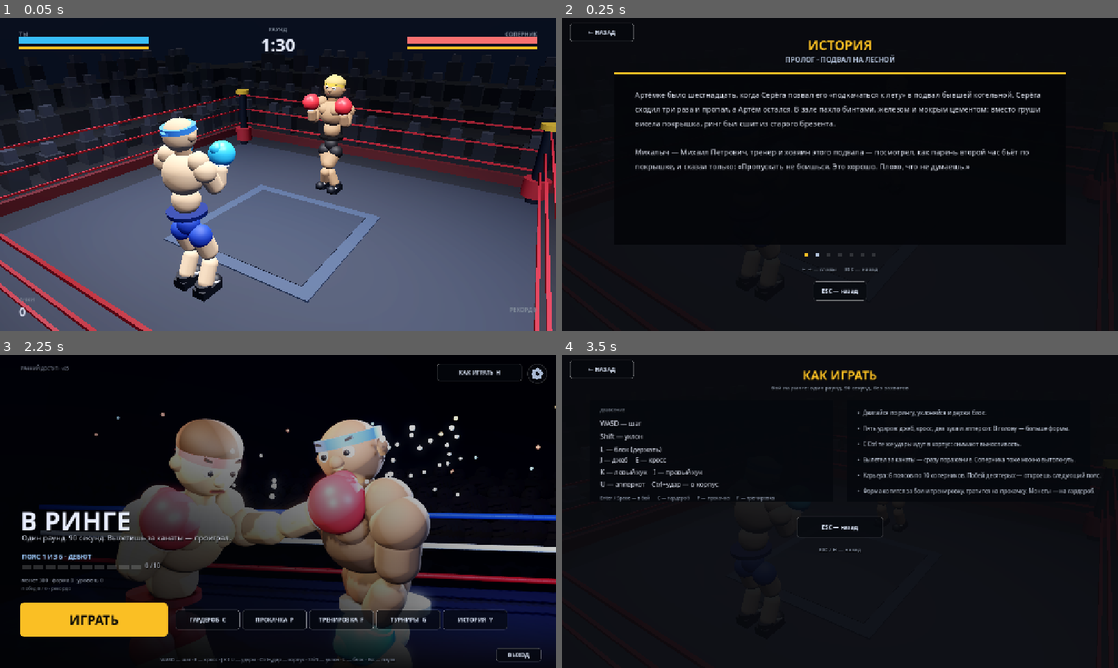
Above: before the commit, frames 1-4 (two rows, left to right).
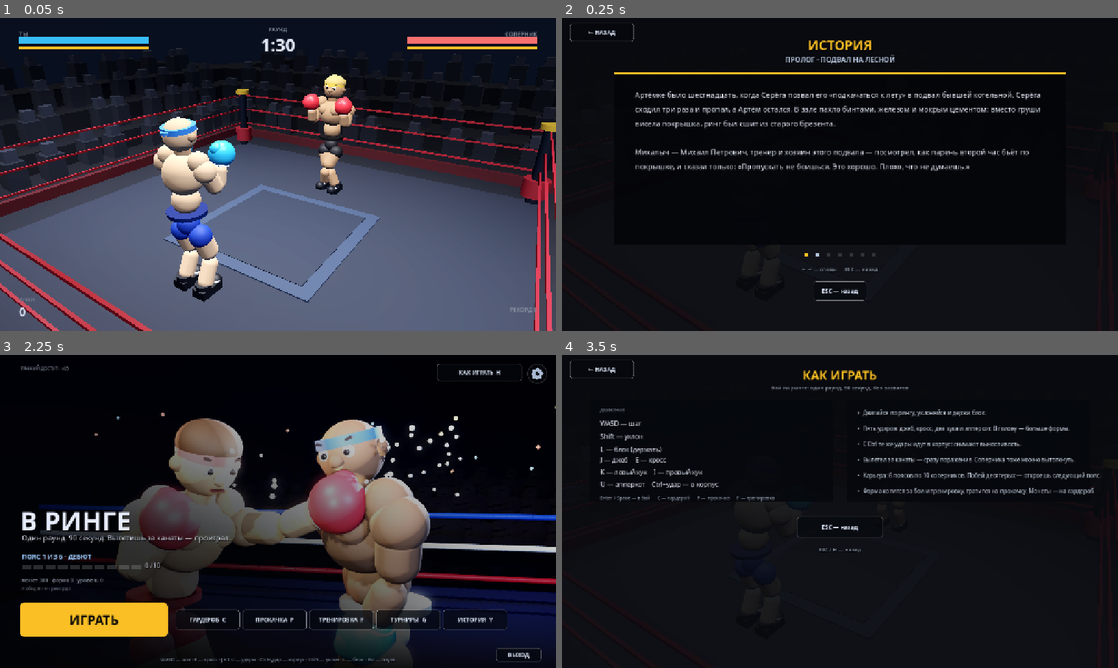
Above: after the commit, the same moments.

Repository: Kirtus228/v-ringe
Game: Godot game, scene res://main.tscn
Same seed, same stepped clock (60 frames per second), same inputs: the game is played once before the commit and once after it. Sound files missing from this copy of the repository are replaced by a short silence.
Inputs:
- Up to frame 1 (0.05 s): no input
- Up to frame 2 (0.25 s): no input
- Up to frame 3 (2.25 s): click "← НАЗАД" at 0.5 s; click "КАК ИГРАТЬ H" at 1.25 s; click "ESC — назад" at 2 s
- Up to frame 4 (3.5 s): click "КАК ИГРАТЬ H" at 2.75 s

The runs differ from the first frame. In frame 1, less than 0.1% of the frame differs, in the area x 28-64%, y 20-87%; in frame 2, less than 0.1%; in frame 3, 0.7%, in the area x 24-100%, y 16-94%; in frame 4, less than 0.1%.

Commit message:
v25: устойчивость скелета на длинных кадрах, точный контакт перчатки

Diff:
--- a/scripts/fighter.gd
+++ b/scripts/fighter.gd
@@ -246,8 +246,14 @@
     var damp := 20.0
 
     func spring(dt: float) -> void:
-        v += ((tgt - p) * k - v * damp) * dt
-        p += v * dt
+        # Подшаги: явный Эйлер с жёсткой пружиной (k=520) на длинном кадре
+        # (просадка FPS, тяжёлый кадр на телефоне) разлетается — тело улетает
+        # за пределы ринга. Дробим шаг, чтобы интегрирование оставалось устойчивым.
+        var n := maxi(1, int(ceil(dt * 120.0)))
+        var h := dt / float(n)
+        for i in n:
+            v += ((tgt - p) * k - v * damp) * h
+            p += v * h
 
     func reset(at: Vector3) -> void:
         p = at
@@ -1099,7 +1105,9 @@
     else:
         var u := clampf((t01 - hold_end) / maxf(1.0 - hold_end, 0.001), 0.0, 1.0)
         var r := 1.0 - ease(u, 0.75)
-        d["wind"] = 1.0
+        # wind=0: на возврате рука уходит из IK-позы обратно в стойку плавно,
+        # иначе в последнем кадре перчатка прыгает в стойку одним скачком
+        d["wind"] = 0.0
         d["hit"] = r
         d["ext"] = r
         d["back"] = 1.0 - r
@@ -1160,8 +1168,11 @@
 
 
 func _apply_pose(l_sh: Vector3, l_el: float, r_sh: Vector3, r_el: float, k: float,
-        q_l: Variant = null, q_r: Variant = null) -> void:
+        q_l: Variant = null, q_r: Variant = null, arm_k: float = -1.0) -> void:
     var s := clampf(k, 0.0, 1.0)
+    # рука на ударе догоняет IK-позу быстрее: иначе на контактном кадре перчатка
+    # отстаёт от цели на 20-30 см и удар визуально «не достаёт»
+    var sk := s if arm_k < 0.0 else clampf(arm_k, 0.0, 1.0)
     # удар закончился: сначала подхватываем текущий кватернион, потом сглаживаем
     # в стойку — иначе в последнем кадре рука рывком прыгает назад
     if q_l == null and _pq_l_on:
@@ -1177,6 +1188,10 @@
     var tr := _t_r_sh.lerp(r_sh, s)
     var el := lerpf(_t_l_el, l_el, s)
     var er := lerpf(_t_r_el, r_el, s)
+    if q_l != null:
+        el = lerpf(_t_l_el, l_el, sk)
+    if q_r != null:
+        er = lerpf(_t_r_el, r_el, sk)
 
     wob_el_l.kick(Vector3(-(el - _t_l_el) * 1.2, 0.0, 0.0))
     wob_el_r.kick(Vector3(-(er - _t_r_el) * 1.2, 0.0, 0.0))
@@ -1190,14 +1205,14 @@
 
     if q_l != null:
         # удар с прицелом: ведём плечо кватернионом, без углов Эйлера
-        _pq_l = _step_sh_q(sh_l, wob_sh_l, _pq_l, q_l, s, _pq_l_on)
+        _pq_l = _step_sh_q(sh_l, wob_sh_l, _pq_l, q_l, sk, _pq_l_on)
         _pq_l_on = true
     else:
         _pq_l_on = false
         wob_sh_l.kick(-dl * 1.45)
         sh_l.rotation = tl + wob_sh_l.step(_dt, 110.0, 8.0)
     if q_r != null:
-        _pq_r = _step_sh_q(sh_r, wob_sh_r, _pq_r, q_r, s, _pq_r_on)
+        _pq_r = _step_sh_q(sh_r, wob_sh_r, _pq_r, q_r, sk, _pq_r_on)
         _pq_r_on = true
     else:
         _pq_r_on = false
@@ -1365,7 +1380,13 @@
             q_r = want
             r_el = el_t
 
-    _apply_pose(l_sh, l_el, r_sh, r_el, k, q_l, q_r)
+    var arm_k := -1.0
+    if has_aim:
+        # на выносе рука догоняет цель быстро (контактный кадр точный), на замахе
+        # и возврате — обычное сглаживание, чтобы не дёргалось
+        arm_k = clampf(maxf(k, clampf(float(pun_d["ext"]), 0.0, 1.0) * 0.85), 0.0, 1.0)
+
+    _apply_pose(l_sh, l_el, r_sh, r_el, k, q_l, q_r, arm_k)
 
     # --- вспышка / телеграф
     var e := clampf(flash * 3.0, 0.0, 1.0)
